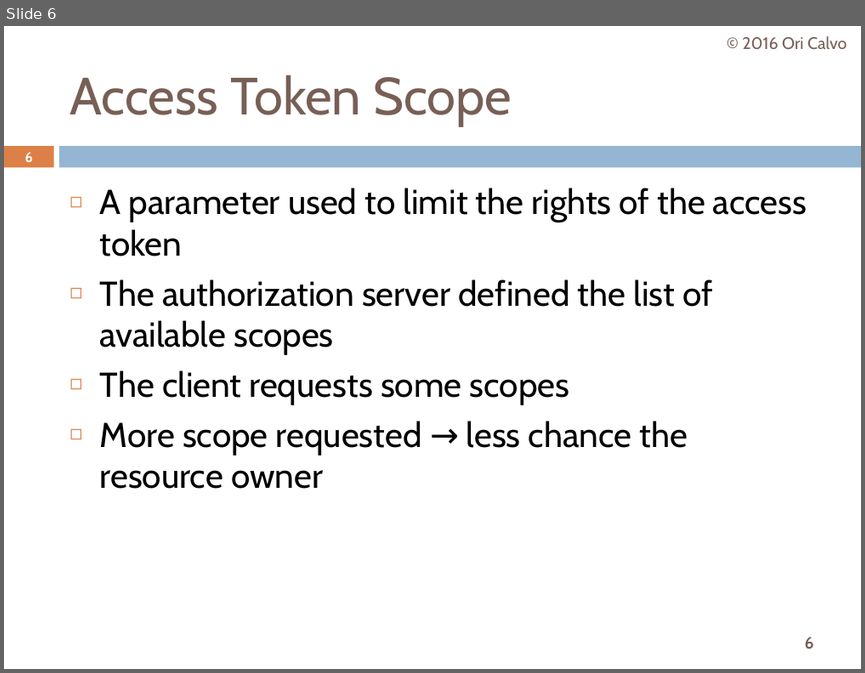
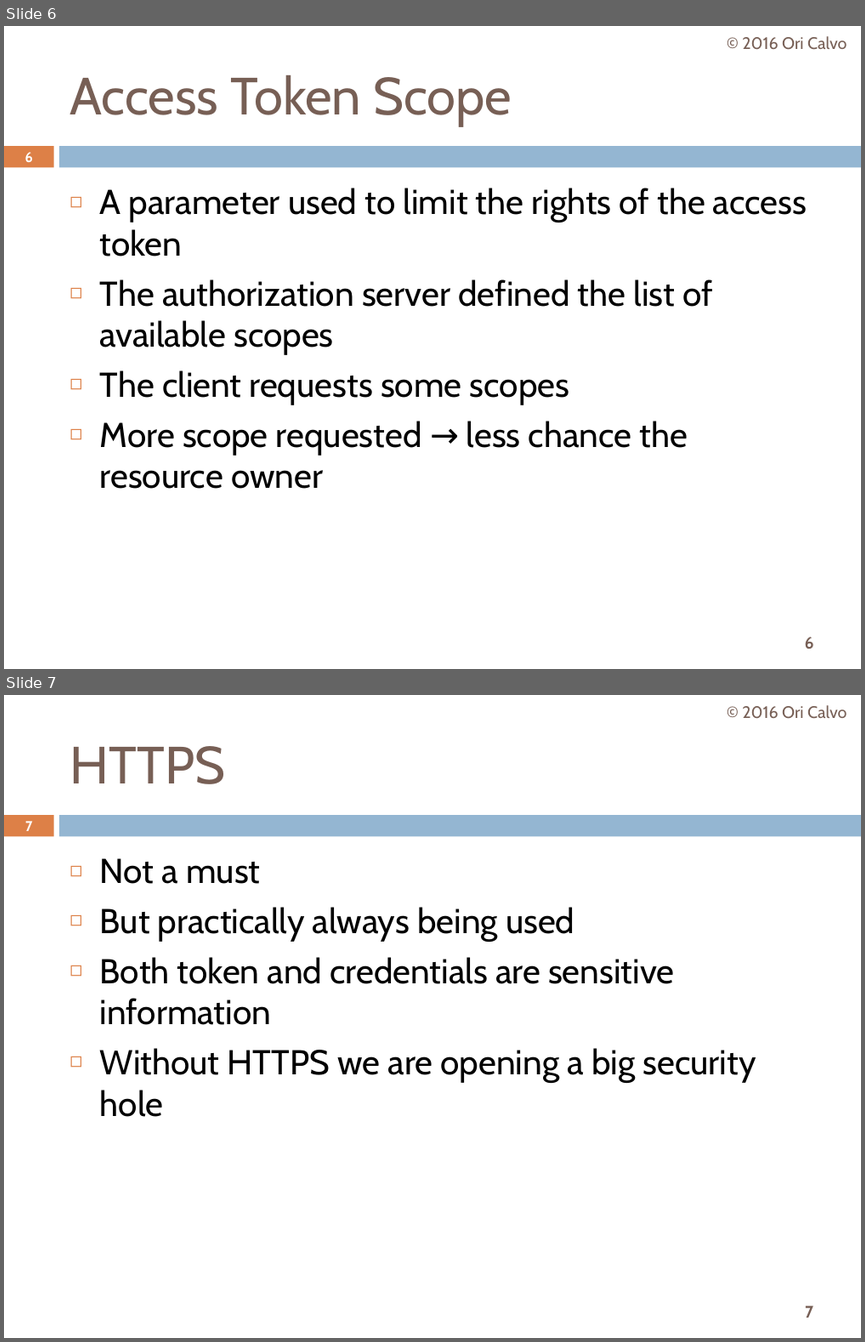
Before and after one commit to oricalvo/course-oauth, a slide deck: OAuth.pptx. Shown one above the other, each under a label of ours: slide 6 before the commit, slides 6 and 7 after it. The pictures are 865x673 and 865x1342 pixels, drawn with LibreOffice and Linux fonts; fonts in the diff are those of the drawing. Boxes give left, top, right and bottom in pixels: in the first picture for what was removed or moved away, otherwise in the second. Text is boxed around its words. In the diff, an @@ line names an element or a change of style, - is before the commit and + after.

```diff
--- a/OAuth.pptx
+++ b/OAuth.pptx
@@ slide 7 added at box(4, 695, 861, 1338), background #FFFFFF; not listed: 3 template elements that a slide beside it also shows @@
@@ text added at box(742, 705, 846, 719), 14 pt, text #775F55 @@
+© 2016 Ori Calvo
@@ title added at box(69, 746, 225, 784), 44 pt, text #775F55 @@
+HTTPS
@@ page number added at box(25, 821, 33, 831), 11.9 pt, text #FFFFFF, bold @@
+7
@@ text added at box(100, 858, 756, 1117), 29 pt, text #000000 @@
+◻ Not a must
+◻ But practically always being used
+◻ Both token and credentials are sensitive information
+◻ Without HTTPS we are opening a big security hole
```
Also in this commit, not shown: 1 other slide added.
